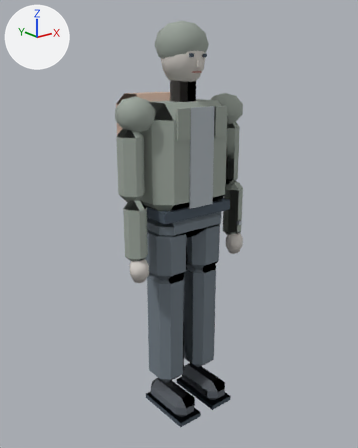
The glTF model arte/modelos/turno-cero/personaje_courier.glb as it was, and as the next commit left it.
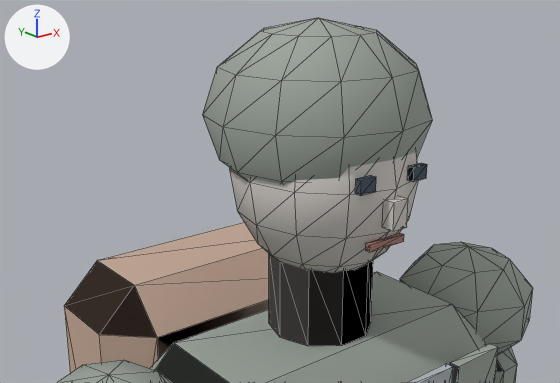
Old and new are each drawn whole from a 50 mm camera at (-1.509, -1.856, 1.754) aimed at (0.018, 0.053, 0.991) and again close up from a 50 mm camera at (-0.553, -0.615, 2.029) aimed at (-0.061, 0.0, 1.783). The axes (+X, +Y, +Z) are drawn at upper left. The lights are the same throughout. The older version's two pictures come first. The close-ups show mesh edges as thin lines. Vertices at exactly the same position are counted once.

The older version as bpy lines, for what is in view:
```python
me_mesh_0 = bpy.data.meshes.new('Mesh_0')
me_mesh_0.from_pydata(...)  # 757 vertices, 1296 faces; spans x -0.36..0.36, y -0.2..0.33, z 0.0..1.96
me_mesh_0.materials.append(mat_material_0)
ob_mesh_0 = bpy.data.objects.new('Mesh_0', me_mesh_0)
ob_mesh_0.location = (0.0, 0.0, 0.0)
```
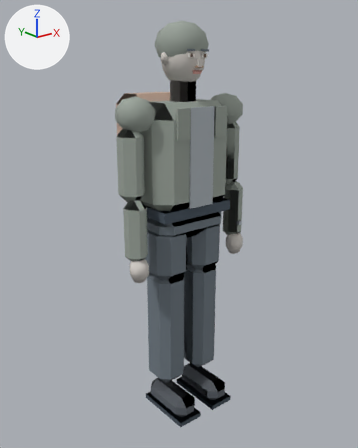
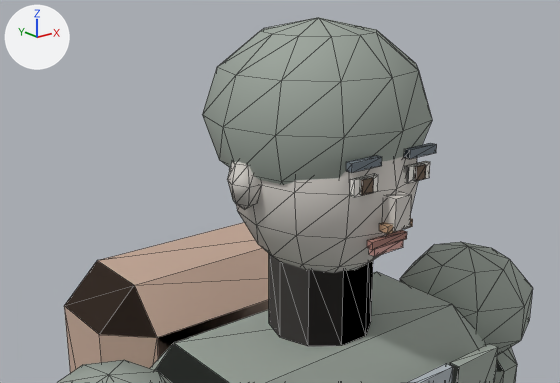
Pixel boxes [x1, y1, x2, y2] of what changed, in the close-ups (560 x 383 px):
part 1 of me_mesh_0, added: after [346, 156, 382, 173]
part 2 of me_mesh_0, added: after [404, 143, 437, 159]
part 3 of me_mesh_0, added: after [379, 222, 396, 234]
part 4 of me_mesh_0, added: after [369, 240, 403, 257]
part 5 of me_mesh_0, built on: before [355, 163, 427, 252]; after [227, 161, 430, 250]
part 6 of me_mesh_0, recoloured: before [355, 166, 414, 195]; after [350, 167, 417, 197]

What the commit changed:
me_mesh_0 is used by ob_mesh_0; location (0.0, 0.0, 0.0).
me_mesh_0 had 757 vertices, 1296 faces and spanned x -0.36..0.36, y -0.2..0.33, z 0.0..1.96.
me_mesh_0 now has 853 vertices, 1452 faces and spans x -0.36..0.36, y -0.2..0.33, z 0.0..1.96.
me_mesh_0 part 1: a new loose piece, a box spanning x -0.06..-0.02, y -0.108..-0.1, z 1.8275..1.8365, in mat_material_0.
me_mesh_0 part 2: a new loose piece, a box spanning x 0.02..0.06, y -0.108..-0.1, z 1.8275..1.8365, in mat_material_0.
me_mesh_0 part 3: a new loose piece, a box spanning x -0.018..-0.006, y -0.118..-0.106, z 1.759..1.767, in mat_material_0.
me_mesh_0 part 4: a new loose piece, a box spanning x -0.021..0.021, y -0.104..-0.096, z 1.7315..1.7405, in mat_material_0.
Part 5, on me_mesh_0:
23 faces are deleted.
11 vertices move from x -0.05..0.05, y -0.11..-0.09, z 1.74..1.82 to x -0.1..0.05, y -0.11..0.0, z 1.75..1.83.
36 vertices are added at x -0.12..0.05, y -0.11..0.02, z 1.75..1.82.
83 new faces join them.
me_mesh_0 part 6: 38 kept faces spanning x -0.31..0.31, y -0.14..0.27, z 0.89..1.82 get new vertex colours.
Other edits to the shape of me_mesh_0 do not show in these pictures.
